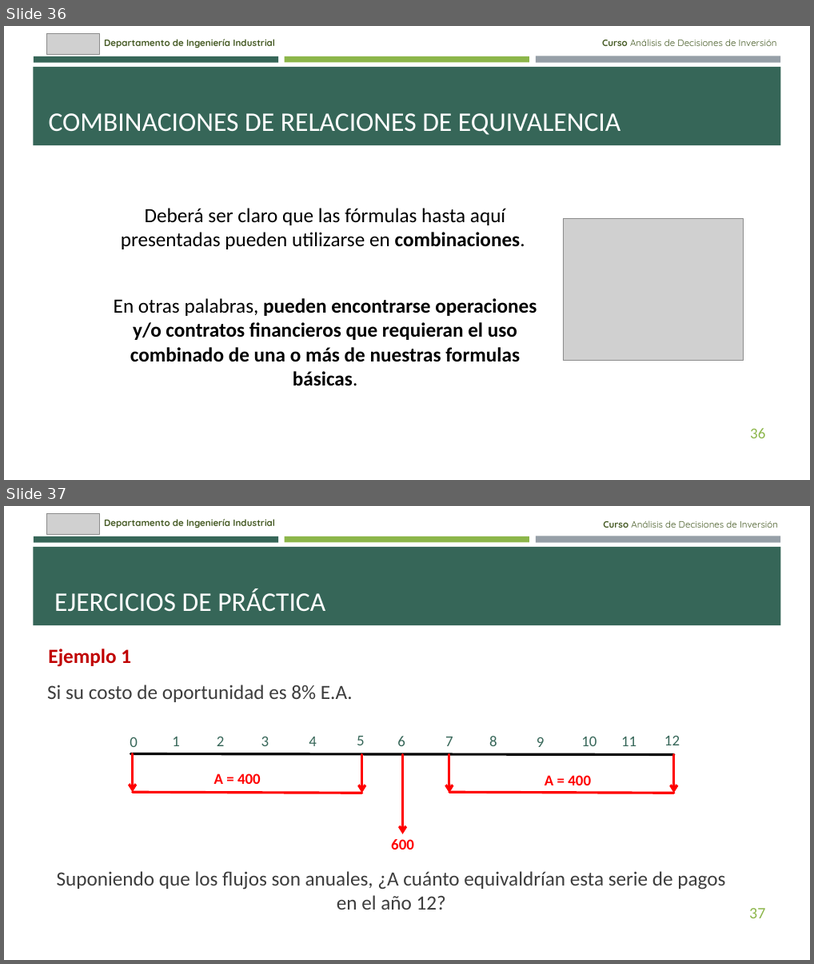
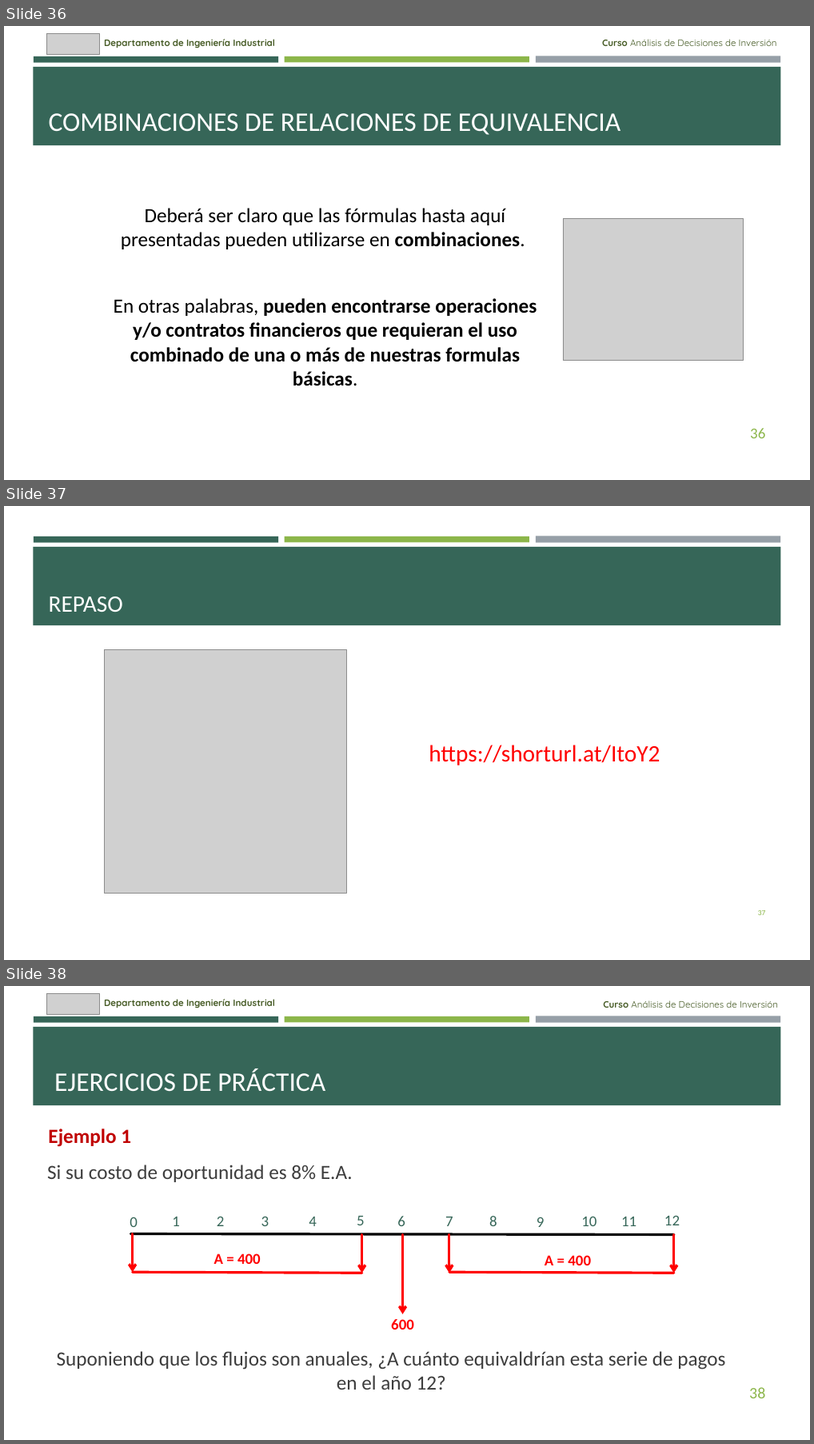
Before and after one commit to brigitte-castaneda/ANADEC_20261, a slide deck: 3.2. ANADEC 202620 - Relaciones de Equivalencia (Parte II) - BC.pptx. Shown one above the other, each under a label of ours: slides 36 and 37 before the commit, slides 36, 37 and 38 after it. The pictures are 814x964 and 814x1444 pixels, drawn with LibreOffice and Linux fonts; fonts in the diff are those of the drawing; grey boxes stand for pictures. Boxes give left, top, right and bottom in pixels: in the first picture for what was removed or moved away, otherwise in the second. Text is boxed around its words. In the diff, an @@ line names an element or a change of style, - is before the commit and + after.

```diff
--- a/3.2. ANADEC 202620 - Relaciones de Equivalencia (Parte II) - BC.pptx
+++ b/3.2. ANADEC 202620 - Relaciones de Equivalencia (Parte II) - BC.pptx
@@ slide 37 added at (4,506,810,960), background #FFFFFF; not listed: 4 template elements that a slide beside it also shows @@
@@ title added at (49,596,123,612), 28 pt, text #FFFFFF @@
+REPASO
@@ picture added at (105,649,347,892) @@
@@ text added at (429,744,660,765), 28 pt, text #FF0000 @@
+https://shorturl.at/ItoY2
@@ page number added at (758,910,766,915), 9 pt, text #8CB64A @@
+37
@@ what was slide 37 is now slide 38 @@
@@ page number at (750,1387,766,1398): text changed @@
-37
+38
```
Also in this commit, not shown: 1 slide changed, 2 other files.
